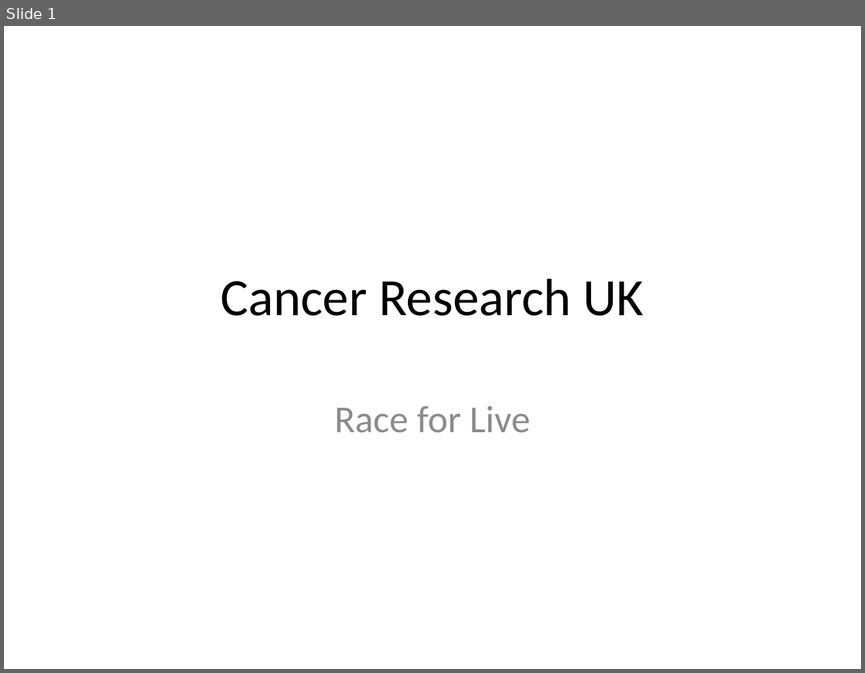
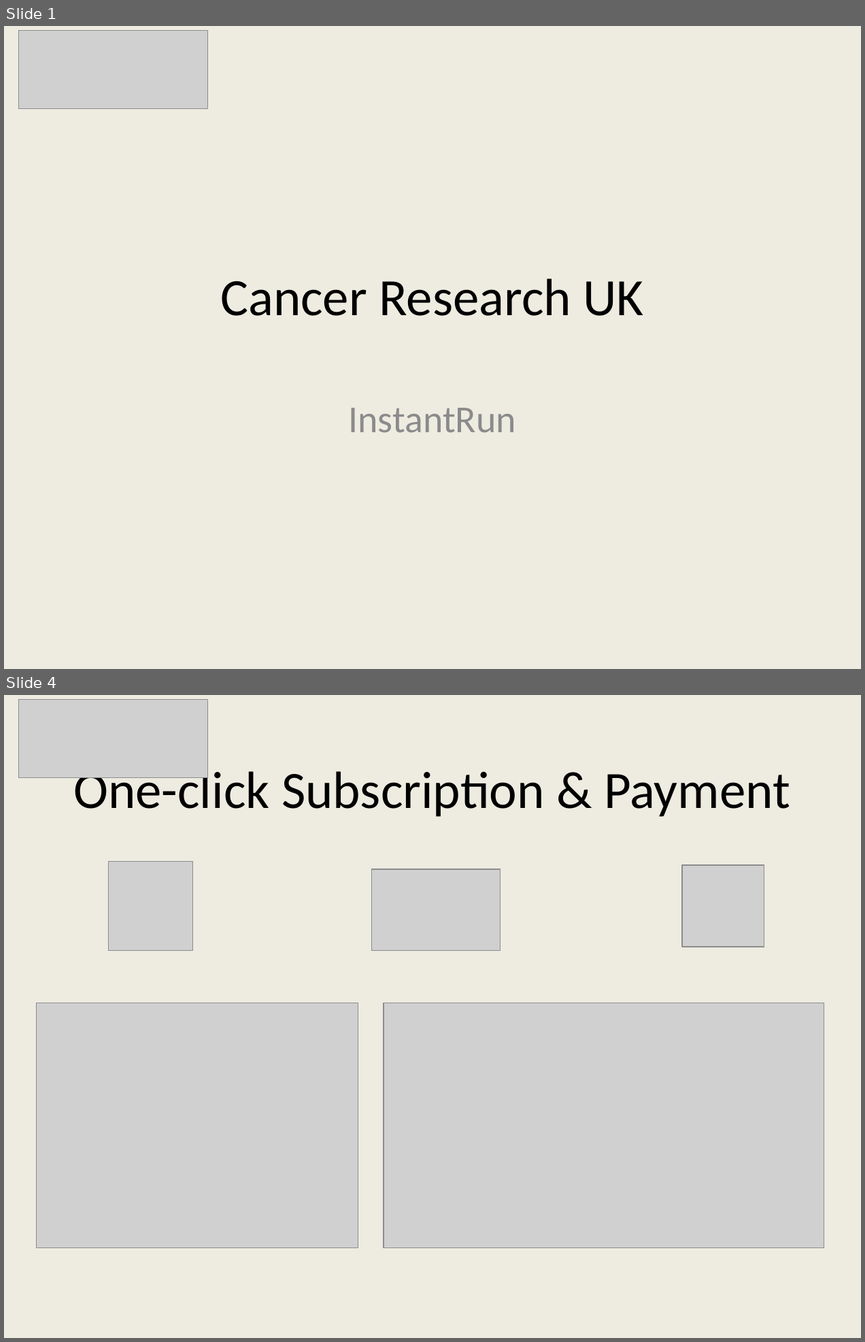
Before and after one commit to shaalin/awsHackathon2014, a slide deck: docs/Architecture.pptx. Shown one above the other, each under a label of ours: slide 1 before the commit, slides 1 and 4 after it; the slides between them are not shown. The pictures are 865x673 and 865x1342 pixels, drawn with LibreOffice and Linux fonts; fonts in the diff are those of the drawing; grey boxes stand for pictures. Boxes give left, top, right and bottom in pixels: in the first picture for what was removed or moved away, otherwise in the second. Text is boxed around its words. In the diff, an @@ line names an element or a change of style, - is before the commit and + after.

```diff
--- a/docs/Architecture.pptx
+++ b/docs/Architecture.pptx
@@ slide 4 added at <box>4,695,861,1338</box>, background #EEECE1 @@
@@ picture added at <box>18,699,208,778</box> @@
@@ title added at <box>73,764,790,817</box>, 44 pt, text #000000 @@
+One-click Subscription & Payment
@@ picture added at <box>109,861,192,950</box> @@
@@ picture added at <box>372,869,500,950</box> @@
@@ picture added at <box>682,864,763,946</box> @@
@@ picture added at <box>37,1002,359,1246</box> @@
@@ picture added at <box>383,1002,824,1246</box> @@
@@ slide 1 changed as well @@
@@ background #FFFFFF to #EEECE1 @@
@@ picture added at <box>18,30,208,109</box> @@
@@ subtitle at <box>349,407,516,432</box>: text changed @@
-Race for Live
+InstantRun
```
Also in this commit, not shown: 1 other slide changed, 15 other slides added, 1 slide removed.
